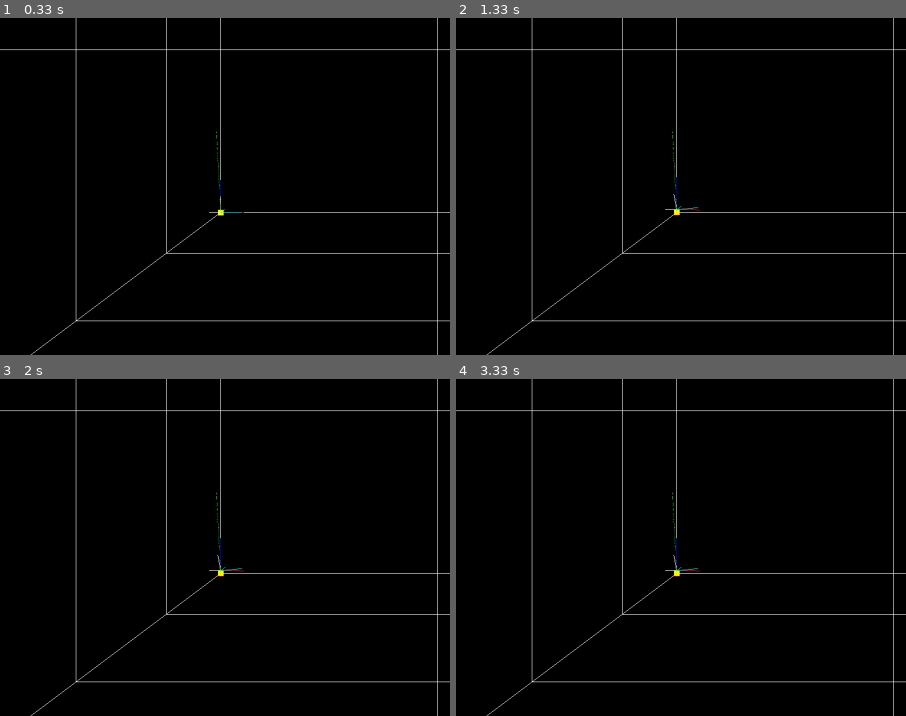
Above: before the commit, frames 1-4 (two rows, left to right).
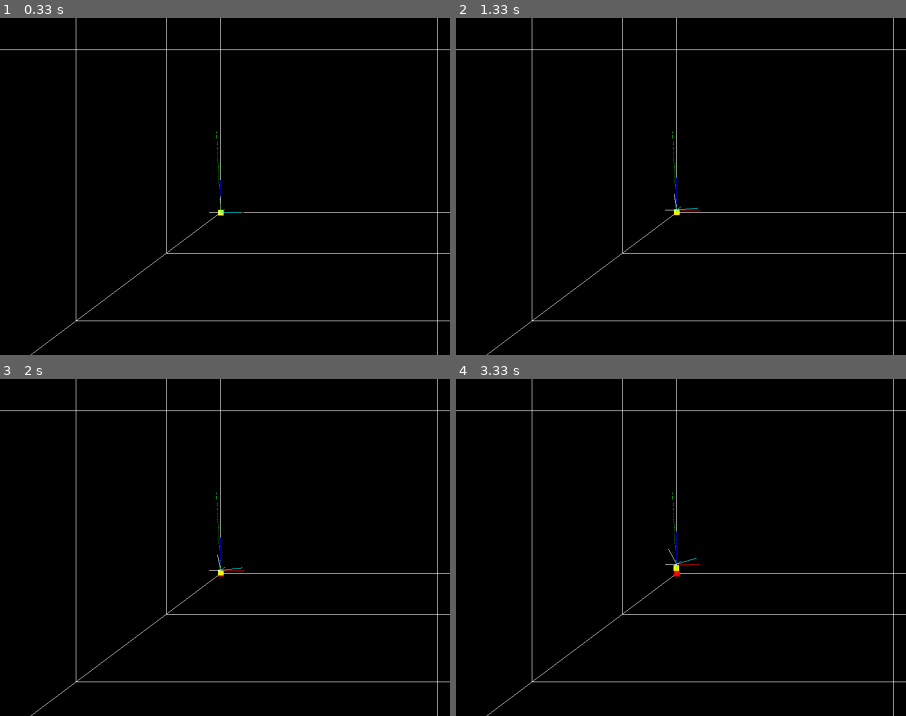
Above: after the commit, the same moments.

Repository: kimys1084/DroneSimulator
Game: pygame game, started from quadcopter-simulation/runsim.py
The game is run twice, just before and just after one commit, with the same random seed, the same clock (stepped at 60 frames per second) and the same inputs. The source is Python 2; it was converted automatically to run under Python 3.
Inputs:
- Up to frame 1 (0.33 s): no input
- Up to frame 2 (1.33 s): hold D 0.33-0.8 s
- Up to frame 3 (2 s): hold S 1.33-1.8 s; hold D from 1.83 s (still down)
- Up to frame 4 (3.33 s): release D at 2.47 s; hold S 2.5-2.87 s; hold D from 2.9 s (still down)
The pictures show only the part of the screen within x 1-51%, y 45-95%; the shares and areas given below are measured in that part.

Frame 1 is identical in both runs. In frame 2, less than 0.1% of the frame differs, in the area x 46-54%, y 47-58%; in frame 3, less than 0.1%; in frame 4, 0.2%, in the area x 46-55%, y 45-59%.

Commit message:
2017-03-06-17:53

Diff:
--- a/quadcopter-simulation/controller3.py
+++ b/quadcopter-simulation/controller3.py
@@ -14,11 +14,11 @@
 k_p = np.array([[v_p,0,0],
 				[0, v_p,0],
 				[0,0,v_p]])
-v_v = 5
+v_v = 2
 k_v = np.array([[v_v,0,0],
 				[0,v_v,0],
 				[0,0,v_v]])
-v_r= 0.1
+v_r= 0.01
 k_r = np.array([[v_r,0,0],
 				[0, v_r,0],
 				[0,0,v_r]])
@@ -111,8 +111,8 @@
 		print "w_R_b", w_R_b
 		print ""
 		print e_R_matrix
-		#print "F : " ,F
-		#print "M :", M
+		print "F : " ,F
+		print "M :", M
 		print ""
 	return F, M
 
--- /dev/null
+++ b/quadcopter-simulation/pygame.py
@@ -0,0 +1,136 @@
+import pygame
+
+# Define some colors
+BLACK    = (   0,   0,   0)
+WHITE    = ( 255, 255, 255)
+
+# This is a simple class that will help us print to the screen
+# It has nothing to do with the joysticks, just outputing the
+# information.
+class TextPrint:
+	def __init__(self):
+		self.reset()
+		self.font = pygame.font.Font(None, 20)
+
+	def pprint(self, screen, textString):
+		textBitmap = self.font.render(textString, True, BLACK)
+		screen.blit(textBitmap, [self.x, self.y])
+		self.y += self.line_height
+
+	def reset(self):
+		self.x = 10
+		self.y = 10
+		self.line_height = 15
+
+	def indent(self):
+		self.x += 10
+
+	def unindent(self):
+		self.x -= 10
+
+
+pygame.init()
+
+# Set the width and height of the screen [width,height]
+size = [500, 700]
+screen = pygame.display.set_mode(size)
+
+pygame.display.set_caption("My Game")
+
+#Loop until the user clicks the close button.
+done = False
+
+# Used to manage how fast the screen updates
+clock = pygame.time.Clock()
+
+# Initialize the joysticks
+pygame.joystick.init()
+
+# Get ready to print
+textPrint = TextPrint()
+
+# -------- Main Program Loop -----------
+while done==False:
+	# EVENT PROCESSING STEP
+	for event in pygame.event.get(): # User did something
+		if event.type == pygame.QUIT: # If user clicked close
+			done=True # Flag that we are done so we exit this loop
+
+		# Possible joystick actions: JOYAXISMOTION JOYBALLMOTION JOYBUTTONDOWN JOYBUTTONUP JOYHATMOTION
+		if event.type == pygame.JOYBUTTONDOWN:
+			print("Joystick button pressed.")
+		if event.type == pygame.JOYBUTTONUP:
+			print("Joystick button released.")
+
+
+	# DRAWING STEP
+	# First, clear the screen to white. Don't put other drawing commands
+	# above this, or they will be erased with this command.
+	screen.fill(WHITE)
+	textPrint.reset()
+
+	# Get count of joysticks
+	joystick_count = pygame.joystick.get_count()
+
+	textPrint.pprint(screen, "Number of joysticks: {}".format(joystick_count) )
+	textPrint.indent()
+
+	# For each joystick:
+	for i in range(joystick_count):
+		joystick = pygame.joystick.Joystick(i)
+		joystick.init()
+
+		textPrint.pprint(screen, "Joystick {}".format(i) )
+		textPrint.indent()
+
+		# Get the name from the OS for the controller/joystick
+		name = joystick.get_name()
+		textPrint.pprint(screen, "Joystick name: {}".format(name) )
+
+		# Usually axis run in pairs, up/down for one, and left/right for
+		# the other.
+		axes = joystick.get_numaxes()
+		textPrint.pprint(screen, "Number of axes: {}".format(axes) )
+		textPrint.indent()
+
+		for i in range( axes ):
+			axis = joystick.get_axis( i )
+			textPrint.pprint(screen, "Axis {} value: {:>6.3f}".format(i, axis) )
+		textPrint.unindent()
+
+		buttons = joystick.get_numbuttons()
+		textPrint.pprint(screen, "Number of buttons: {}".format(buttons) )
+		textPrint.indent()
+
+
+		for i in range( buttons ):
+			button = joystick.get_button( i )
+			textPrint.pprint(screen, "Button {:>2} value: {}".format(i,button) )
+		textPrint.unindent()
+
+		# Hat switch. All or nothing for direction, not like joysticks.
+		# Value comes back in an array.
+		hats = joystick.get_numhats()
+		textPrint.pprint(screen, "Number of hats: {}".format(hats) )
+ 		textPrint.indent()
+
+		for i in range( hats ):
+			hat = joystick.get_hat( i )
+			textPrint.pprint(screen, "Hat {} value: {}".format(i, str(hat)) )
+		textPrint.unindent()
+
+		textPrint.unindent()
+
+
+	# ALL CODE TO DRAW SHOULD GO ABOVE THIS COMMENT
+
+	# Go ahead and update the screen with what we've drawn.
+	pygame.display.flip()
+
+	# Limit to 20 frames per second
+	clock.tick(20)
+
+# Close the window and quit.
+# If you forget this line, the program will 'hang'
+# on exit if running from IDLE.
+pygame.quit ()
--- a/quadcopter-simulation/render.py
+++ b/quadcopter-simulation/render.py
@@ -193,7 +193,7 @@
 				if event.key == pygame.K_s:
 					print "simulation stop"
 					play = False
-				if event.key == pygame.K_p:
+				if event.key == pygame.K_d:
 					print "simulation play"
 					play = True
 
--- /dev/null
+++ b/quadcopter-simulation/trackball.py
@@ -0,0 +1,78 @@
+import math
+from OpenGL.quaternion import *
+
+__doc__ = '''A module which implements a trackball class.'''
+
+
+class Trackball:
+	'''A trackball object.  This is deformed trackball which is a hyperbolic
+	   sheet of rotation away from the center. This particular function was chosen
+	   after trying out several variations.  The current transformation matrix
+	   can be retrieved using the "matrix" attribute.'''
+
+
+	def __init__(self, size = 0.8, scale = 2.0, renorm = 97):
+		'''Create a Trackball object.  "size" is the radius of the inner trackball
+		   sphere.  "scale" is a multiplier applied to the mouse coordinates before
+		   mapping into the viewport.  "renorm" is not currently used.'''
+
+		self.size = size
+		self.scale = scale
+		self.renorm = renorm
+		self.quat = quaternion(1, 0, 0, 0)
+
+
+	def __track_project_to_sphere(self, px, py):
+		d2 = px**2 + py**2
+		d = math.sqrt(d2)
+		if d < self.size * 0.70710678118654752440:
+			# Inside sphere
+			return math.sqrt(self.size**2 - d2)
+
+		# On hyperbola
+		t = self.size/1.41421356237309504880
+		return t**2/d
+
+
+	def update(self, p1x, p1y, p2x, p2y, width, height, mat = 0):
+		'''Update the quaterion with a new rotation position derived
+		   from the first point (p1) and the second point (p2).  The
+		   the mat parameter is not currently used.'''
+
+		if p1x == p2x and p1y == p2y:
+			self.quat = quaternion(1, 0, 0, 0)
+		else:
+			# First, figure out z-coordinates for projection of p1 and p2 to
+			# deformed sphere
+			p1x_u = self.scale*p1x/width - 1.0
+			p1y_u = 1.0 - self.scale*p1y/height
+			p2x_u = self.scale*p2x/width - 1.0
+			p2y_u = 1.0 - self.scale*p2y/height
+
+			P1 = (p1x_u,p1y_u,self.__track_project_to_sphere(p1x_u, p1y_u))
+			P2 = (p2x_u,p2y_u,self.__track_project_to_sphere(p2x_u, p2y_u))
+
+			a = [(P2[1]*P1[2]) - (P2[2]*P1[1]),
+			     (P2[2]*P1[0]) - (P2[0]*P1[2]),
+			     (P2[0]*P1[1]) - (P2[1]*P1[0])]
+
+			# Figure out how much to rotate around that axis.
+			d = map(lambda x, y: x - y, P1, P2)
+			t = math.sqrt(d[0]**2 + d[1]**2 + d[2]**2) / (2.0 * self.size)
+
+			# Avoid problems with out-of-control values...
+			t = max(min(t, 1.0), -1.0)
+
+			scale = t*math.sqrt(a[0]**2 + a[1]**2 + a[2]**2)
+			q = map(lambda x, y: x*y, a, [scale]*3) + [math.sqrt(1.0-t**2)]
+			self.quat = quaternion(q[0], q[1], q[2], q[3])
+
+
+	def __getattr__(self, name):
+		if name != 'matrix':
+			raise AttributeError, 'No attribute named "%s"' % name
+		return self.quat.matrix4
+
+
+
+glTrackball = Trackball
Not shown, removed: quadcopter-simulation/.controller3.py.swp
Not shown, removed: quadcopter-simulation/.render.py.swp
Not shown, removed: quadcopter-simulation/.runsim.py.swp
Not shown, changed: quadcopter-simulation/controller3.pyc
Not shown, added: quadcopter-simulation/pygame.pyc
Not shown, changed: quadcopter-simulation/render.pyc
